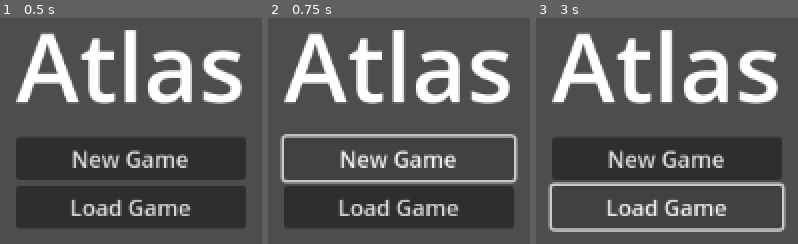
Above: before the commit, frames 1-3 (left to right).
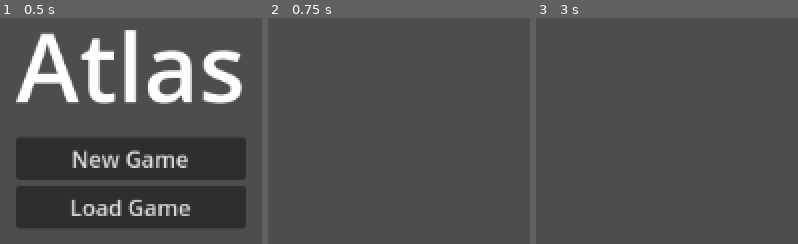
Above: after the commit, the same moments.

Repository: Caaz/atlas
Game: Godot game, scene res://scenes/main_menu/main_menu.tscn
The game is run twice, just before and just after one commit, with the same random seed, the same clock (stepped at 60 frames per second) and the same inputs. Before the commit the project has no main scene; this scene is started directly in both runs.
Inputs (mouse positions are in pixels of both pictures, inside the frame that each line leads up to):
- Up to frame 1 (0.5 s): no input
- Up to frame 2 (0.75 s): click "New Game" at 0.5 s
- Up to frame 3 (3 s): click (667, 158) at 1.25 s, where only the run before the commit has a clickable "New Game"; click (667, 158) at 2 s, where only the run before the commit has a clickable "New Game"; click (667, 207) at 2.75 s, where only the run before the commit has a clickable "Load Game"

Frame 1 is identical in both runs. In frame 2, 32% of the frame differs, in the area x 4-96%, y 5-93%; in frame 3, 32%.

Commit message:
Add the ability to transition between scenes via a global singleton

Diff:
--- a/project.godot
+++ b/project.godot
@@ -11,6 +11,7 @@
 [application]
 
 config/name="Atlas"
+run/main_scene="res://scenes/main_menu/main_menu.tscn"
 config/features=PackedStringArray("4.2", "Mobile")
 config/icon="res://icon.svg"
 
--- a/scenes/main_menu/main_menu.gd
+++ b/scenes/main_menu/main_menu.gd
@@ -12,5 +12,5 @@
 
 
 func _on_new_game_pressed():
-
+	Global.change_scene_to("res://scenes/guild/guild.tscn")
 	pass # Replace with function body.
--- a/scripts/global.gd
+++ b/scripts/global.gd
@@ -9,3 +9,13 @@
 # Called every frame. 'delta' is the elapsed time since the previous frame.
 func _process(delta):
 	pass
+
+# Function to change the current scene to a new scene specified by 'path'
+func change_scene_to(path: String) -> void:
+	# Ensure the path is valid to avoid runtime errors
+	if ResourceLoader.exists(path):
+		# Get the current SceneTree and change the scene
+		var scene_tree = get_tree()
+		scene_tree.change_scene_to_file(path)
+	else:
+		print("The scene path does not exist: ", path)
Not shown, changed: README.md
